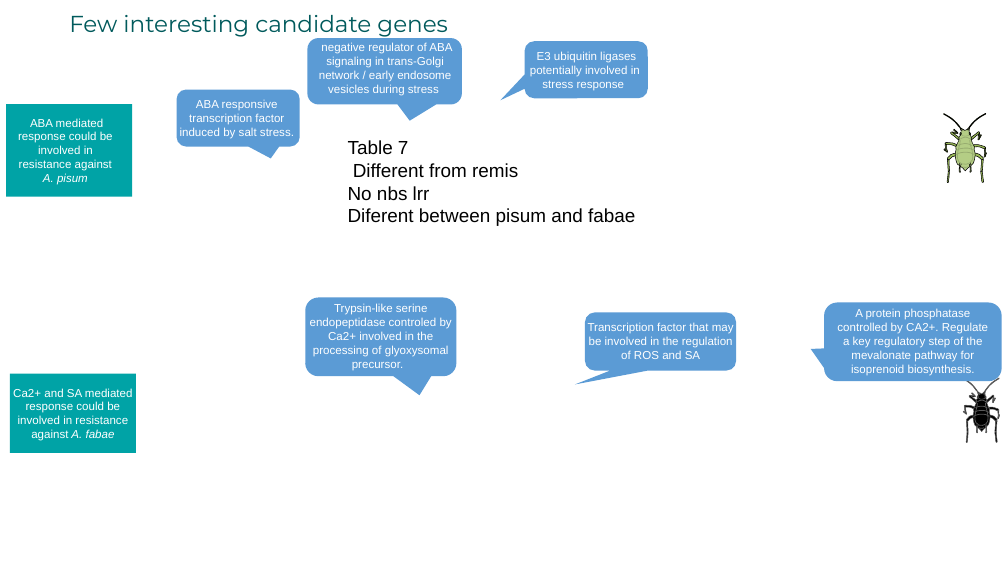
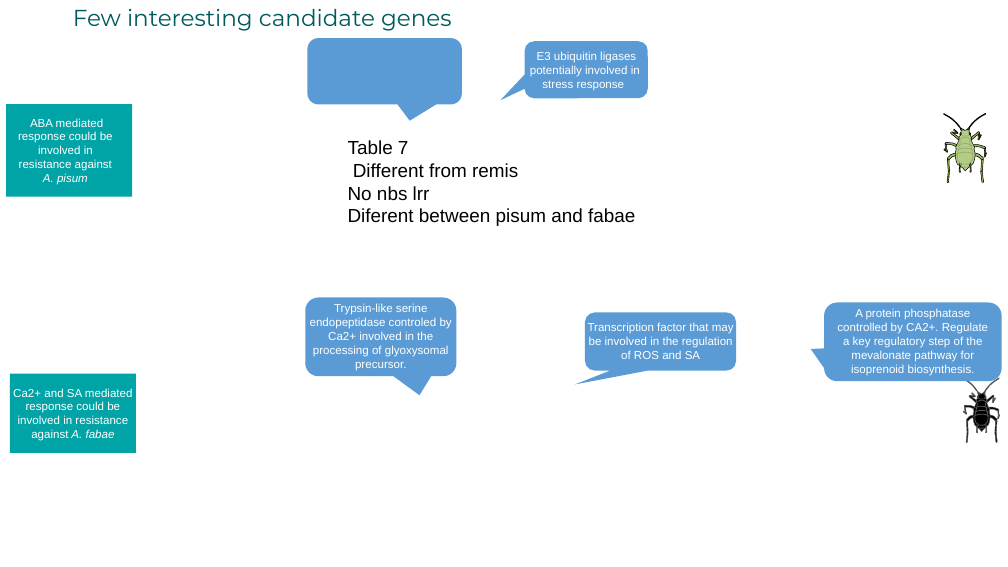
Before and after one commit to igepp-egi/faba_specifics, a slide deck: slide 12 of M01-metabolomic-analysis/untargeted_metabolomic/presentation metabo.pptx (slide 9 before the commit). Drawn at 1008x567 pixels with LibreOffice and Linux fonts; fonts in the diff are those of the drawing. Boxes give left, top, right and bottom in pixels: in the first picture for what was removed or moved away, otherwise in the second. Text is boxed around its words. In the diff, an @@ line names an element or a change of style, - is before the commit and + after.

```diff
--- a/M01-metabolomic-analysis/untargeted_metabolomic/presentation metabo.pptx
+++ b/M01-metabolomic-analysis/untargeted_metabolomic/presentation metabo.pptx
@@ text "Few interesting candidate genes": place and size @@
-text "Few interesting candidate genes" at <box>69,15,448,37</box>
+text "Few interesting candidate genes" at <box>73,9,452,31</box>
@@ text removed at <box>319,42,452,96</box> @@
-negative regulator of ABA signaling in trans-Golgi network / early endosome vesicles during stress
@@ rounded speech box removed at <box>177,89,300,146</box> @@
@@ text removed at <box>180,100,294,139</box> @@
-ABA responsive transcription factor induced by salt stress.
```
Also in this commit, not shown: 3 other slides changed, 4 slides added, 9 slides removed, 2 other files.
